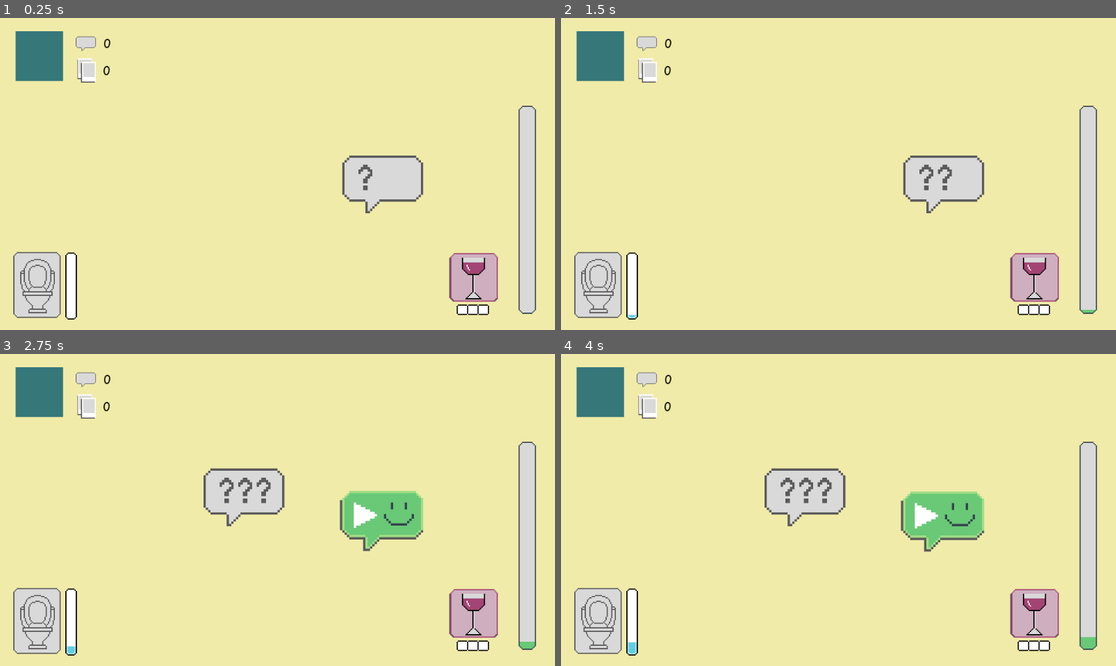
Above: before the commit, frames 1-4 (two rows, left to right).
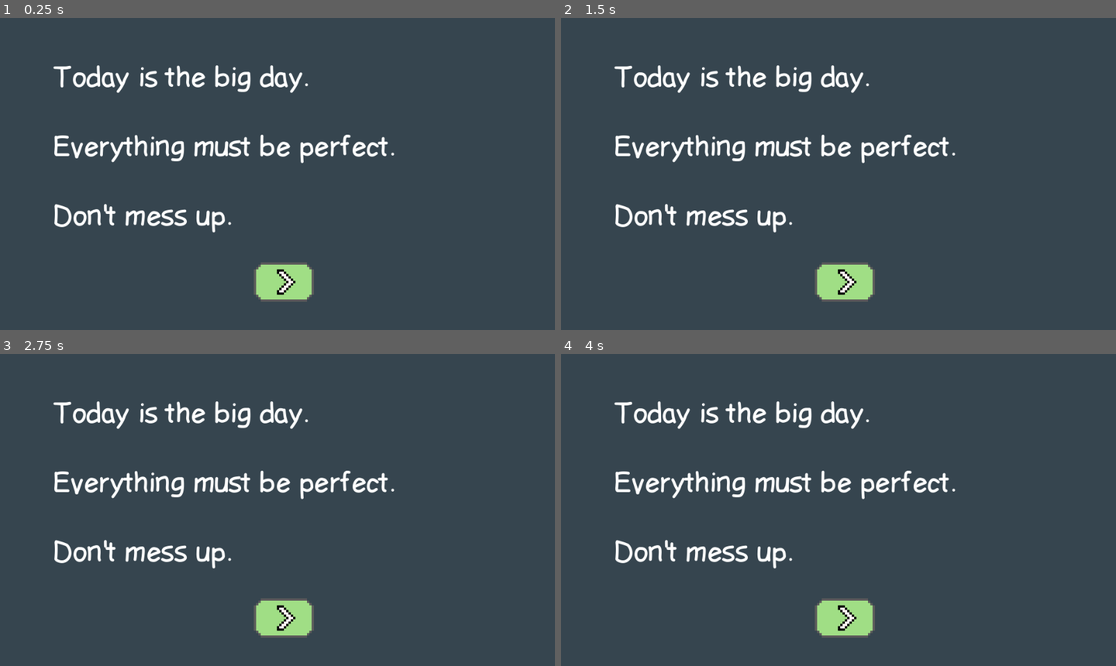
Above: after the commit, the same moments.

Repository: yjin910517/the-big-day
Game: Godot game, scene res://Scenes/Main.tscn
Two runs of this game, one before a commit and one after it. Both use one fixed random seed, a clock stepped at 60 frames per second and the inputs below.
Inputs (mouse positions are in pixels of both pictures, inside the frame that each line leads up to):
- Up to frame 1 (0.25 s): no input
- Up to frame 2 (1.5 s): move the mouse to (960, 158) at 0.52 s; click (960, 158) at 0.67 s; tap Enter at 1.25 s; move the mouse to (727, 189) at 1.27 s; click (727, 189) at 1.42 s
- Up to frame 3 (2.75 s): move the mouse to (333, 441) at 2.02 s; click (333, 441) at 2.17 s
- Up to frame 4 (4 s): tap Space at 2.75 s; move the mouse to (810, 572) at 2.77 s; click (810, 572) at 2.92 s; move the mouse to (1005, 556) at 3.52 s; click (1005, 556) at 3.67 s

The runs differ from the first frame. In frame 1, 100% of the frame differs, in the area x 0-100%, y 0-100%; in frame 2, 100%; in frame 3, 100%; in frame 4, 100%.

Commit message:
created achievement scene, connected and tested game ends

Diff:
--- a/godot_project/Scenes/Achievements.tscn
+++ b/godot_project/Scenes/Achievements.tscn
@@ -1,3 +1,155 @@
-[gd_scene format=3 uid="uid://ceroxlhh8g556"]
+[gd_scene load_steps=11 format=3 uid="uid://ceroxlhh8g556"]
+
+[ext_resource type="Texture2D" uid="uid://c2kxqccdm4jn8" path="res://Arts/achievements/achievement_tiles1.png" id="1_7huda"]
+[ext_resource type="Texture2D" uid="uid://chem0662a2nof" path="res://Arts/achievements/achievement_tiles5.png" id="2_r7qbh"]
+[ext_resource type="Texture2D" uid="uid://bb27iq476yhm1" path="res://Arts/achievements/achievement_tiles3.png" id="3_v1do2"]
+[ext_resource type="Texture2D" uid="uid://dx2ea0ny2r8yt" path="res://Arts/achievements/achievement_tiles6.png" id="4_lht6d"]
+[ext_resource type="Texture2D" uid="uid://bxulrhgp0a4ou" path="res://Arts/achievements/achievement_tiles2.png" id="5_dcxlt"]
+[ext_resource type="Texture2D" uid="uid://d6sywtjab7x8" path="res://Arts/achievements/achievement_tiles4.png" id="6_2rd1h"]
+[ext_resource type="Texture2D" uid="uid://bk6i3vha4df0d" path="res://Arts/achievements/achievement_tiles7.png" id="7_332ac"]
+[ext_resource type="Texture2D" uid="uid://cno6hckk7qitr" path="res://Arts/replay_button.png" id="8_vkyh2"]
+[ext_resource type="FontFile" uid="uid://5p1o78lxhgvg" path="res://Fonts/ldfcomicsans-font/Ldfcomicsans-jj7l.ttf" id="9_c7vfv"]
+
+[sub_resource type="SpriteFrames" id="SpriteFrames_pma01"]
+animations = [{
+"frames": [{
+"duration": 1.0,
+"texture": ExtResource("1_7huda")
+}, {
+"duration": 1.0,
+"texture": ExtResource("2_r7qbh")
+}],
+"loop": true,
+"name": &"anxiety_attack",
+"speed": 5.0
+}, {
+"frames": [{
+"duration": 1.0,
+"texture": ExtResource("1_7huda")
+}, {
+"duration": 1.0,
+"texture": ExtResource("3_v1do2")
+}],
+"loop": true,
+"name": &"bad_photo",
+"speed": 5.0
+}, {
+"frames": [{
+"duration": 1.0,
+"texture": ExtResource("1_7huda")
+}, {
+"duration": 1.0,
+"texture": ExtResource("4_lht6d")
+}],
+"loop": true,
+"name": &"bathroom_emergency",
+"speed": 5.0
+}, {
+"frames": [{
+"duration": 1.0,
+"texture": ExtResource("1_7huda")
+}, {
+"duration": 1.0,
+"texture": ExtResource("5_dcxlt")
+}],
+"loop": true,
+"name": &"blackout",
+"speed": 5.0
+}, {
+"frames": [{
+"duration": 1.0,
+"texture": ExtResource("1_7huda")
+}, {
+"duration": 1.0,
+"texture": ExtResource("6_2rd1h")
+}],
+"loop": true,
+"name": &"offended_guest",
+"speed": 5.0
+}, {
+"frames": [{
+"duration": 1.0,
+"texture": ExtResource("1_7huda")
+}, {
+"duration": 1.0,
+"texture": ExtResource("7_332ac")
+}],
+"loop": true,
+"name": &"success",
+"speed": 5.0
+}]
 
 [node name="Achievements" type="Node2D"]
+
+[node name="BG" type="ColorRect" parent="."]
+offset_right = 960.0
+offset_bottom = 540.0
+color = Color(0.211765, 0.270588, 0.309804, 1)
+
+[node name="SuccessTile" type="AnimatedSprite2D" parent="."]
+position = Vector2(197, 124)
+scale = Vector2(4, 4)
+sprite_frames = SubResource("SpriteFrames_pma01")
+animation = &"success"
+frame = 1
+
+[node name="BlackoutTile" type="AnimatedSprite2D" parent="."]
+position = Vector2(477, 124)
+scale = Vector2(4, 4)
+sprite_frames = SubResource("SpriteFrames_pma01")
+animation = &"blackout"
+frame = 1
+
+[node name="BadPhotoTile" type="AnimatedSprite2D" parent="."]
+position = Vector2(757, 124)
+scale = Vector2(4, 4)
+sprite_frames = SubResource("SpriteFrames_pma01")
+animation = &"bad_photo"
+frame = 1
+
+[node name="AnxietyTile" type="AnimatedSprite2D" parent="."]
+position = Vector2(197, 330)
+scale = Vector2(4, 4)
+sprite_frames = SubResource("SpriteFrames_pma01")
+animation = &"anxiety_attack"
+frame = 1
+
+[node name="AngryTile" type="AnimatedSprite2D" parent="."]
+position = Vector2(477, 330)
+scale = Vector2(4, 4)
+sprite_frames = SubResource("SpriteFrames_pma01")
+animation = &"offended_guest"
+frame = 1
+
+[node name="FullBladderTile" type="AnimatedSprite2D" parent="."]
+position = Vector2(757, 330)
+scale = Vector2(4, 4)
+sprite_frames = SubResource("SpriteFrames_pma01")
+animation = &"bathroom_emergency"
+frame = 1
+
+[node name="RetryButton" type="Control" parent="."]
+layout_mode = 3
+anchors_preset = 0
+offset_left = 307.0
+offset_top = 450.0
+offset_right = 682.0
+offset_bottom = 521.0
+metadata/_edit_group_ = true
+
+[node name="Icon" type="Sprite2D" parent="RetryButton"]
+scale = Vector2(2, 2)
+texture = ExtResource("8_vkyh2")
+centered = false
+
+[node name="Label" type="Label" parent="RetryButton"]
+layout_mode = 0
+offset_left = 97.0
+offset_top = 8.0
+offset_right = 353.0
+offset_bottom = 67.0
+theme_override_fonts/font = ExtResource("9_c7vfv")
+theme_override_font_sizes/font_size = 48
+text = "TRY AGAIN"
+horizontal_alignment = 1
+vertical_alignment = 1
--- a/godot_project/Scenes/Bathroom.tscn
+++ b/godot_project/Scenes/Bathroom.tscn
@@ -16,9 +16,10 @@
 }]
 
 [node name="Bathroom" type="Node2D"]
-position = Vector2(435, 574)
 script = ExtResource("1_rh6j1")
 metadata/_edit_group_ = true
+
+[node name="Timer" type="Timer" parent="."]
 
 [node name="Audio" type="AudioStreamPlayer2D" parent="."]
 stream = ExtResource("2_gw6ko")
@@ -28,4 +29,4 @@
 sprite_frames = SubResource("SpriteFrames_2gu6d")
 centered = false
 
-[node name="AnimatedSprite2D" type="AnimatedSprite2D" parent="."]
+[node name="Relax" type="AnimatedSprite2D" parent="."]
--- a/godot_project/Scenes/GameOver.tscn
+++ b/godot_project/Scenes/GameOver.tscn
@@ -6,8 +6,13 @@
 [ext_resource type="Texture2D" uid="uid://bn5g8684g4xh8" path="res://Arts/game_over/gameover3.png" id="4_pagrq"]
 [ext_resource type="Texture2D" uid="uid://cupk4rhmbygrr" path="res://Arts/game_over/gameover4.png" id="5_aatjg"]
 [ext_resource type="Texture2D" uid="uid://cd8qp50587bqv" path="res://Arts/game_over/gameover5.png" id="6_l2nbv"]
+[ext_resource type="Texture2D" uid="uid://bnkmurdn58ni3" path="res://Arts/game_over/game_success.png" id="7_8jqas"]
 [ext_resource type="Texture2D" uid="uid://dbryhyhti5skg" path="res://Arts/game_over/bathroom_icon.png" id="7_42nf0"]
+[ext_resource type="FontFile" uid="uid://42cdubi7inbk" path="res://Fonts/ldfcomicsans-font/Ldfcomicsansbold-zgma.ttf" id="7_x0pjn"]
 [ext_resource type="FontFile" uid="uid://5p1o78lxhgvg" path="res://Fonts/ldfcomicsans-font/Ldfcomicsans-jj7l.ttf" id="8_lkhv5"]
+[ext_resource type="Texture2D" uid="uid://bus8ias6yshaw" path="res://Arts/bars/bubble_count_sml_icon.png" id="8_xwy8k"]
+[ext_resource type="Texture2D" uid="uid://k1uli2pat3wm" path="res://Arts/bars/photo_count_sml_icon.png" id="9_bmwp7"]
+[ext_resource type="Texture2D" uid="uid://b7v2hioy1ry5k" path="res://Arts/next_button.png" id="12_t73vd"]
 
 [sub_resource type="SpriteFrames" id="SpriteFrames_jqrbt"]
 animations = [{
@@ -41,20 +46,75 @@
 "loop": true,
 "name": &"normal",
 "speed": 2.0
+}, {
+"frames": [{
+"duration": 1.0,
+"texture": ExtResource("7_8jqas")
+}],
+"loop": true,
+"name": &"success",
+"speed": 5.0
+}]
+
+[sub_resource type="SpriteFrames" id="SpriteFrames_3400c"]
+animations = [{
+"frames": [{
+"duration": 1.0,
+"texture": ExtResource("12_t73vd")
+}],
+"loop": true,
+"name": &"default",
+"speed": 5.0
 }]
 
 [node name="GameOverGUD" type="Node2D"]
 script = ExtResource("1_iiiwc")
-metadata/_edit_group_ = true
+
+[node name="Timer" type="Timer" parent="."]
 
 [node name="Audio" type="AudioStreamPlayer2D" parent="."]
 
 [node name="Background" type="AnimatedSprite2D" parent="."]
 scale = Vector2(4, 4)
 sprite_frames = SubResource("SpriteFrames_jqrbt")
-animation = &"normal"
-frame_progress = 0.935395
+animation = &"success"
 centered = false
+
+[node name="Stats" type="Node2D" parent="."]
+position = Vector2(411, 157)
+metadata/_edit_group_ = true
+
+[node name="BubbleLabel" type="Label" parent="Stats"]
+offset_right = 71.0
+offset_bottom = 40.0
+theme_override_colors/font_color = Color(0.941176, 0.921569, 0.658824, 1)
+theme_override_fonts/font = ExtResource("7_x0pjn")
+theme_override_font_sizes/font_size = 32
+text = "0
+"
+horizontal_alignment = 1
+vertical_alignment = 1
+
+[node name="Icon" type="Sprite2D" parent="Stats/BubbleLabel"]
+position = Vector2(-10, 20)
+texture = ExtResource("8_xwy8k")
+
+[node name="PhotoLabel" type="Label" parent="Stats"]
+offset_left = 132.0
+offset_right = 203.0
+offset_bottom = 40.0
+theme_override_colors/font_color = Color(0.941176, 0.921569, 0.658824, 1)
+theme_override_fonts/font = ExtResource("7_x0pjn")
+theme_override_font_sizes/font_size = 32
+text = "0
+"
+horizontal_alignment = 1
+vertical_alignment = 1
+
+[node name="Icon" type="Sprite2D" parent="Stats/PhotoLabel"]
+position = Vector2(-10, 18)
+scale = Vector2(2, 2)
+texture = ExtResource("9_bmwp7")
 
 [node name="Icon" type="Sprite2D" parent="."]
 position = Vector2(478, 332)
@@ -67,7 +127,20 @@
 offset_right = 954.0
 offset_bottom = 516.0
 theme_override_fonts/font = ExtResource("8_lkhv5")
-theme_override_font_sizes/font_size = 24
+theme_override_font_sizes/font_size = 32
 text = "You are too distressed with a full bladder"
 horizontal_alignment = 1
 vertical_alignment = 1
+
+[node name="NextButton" type="AnimatedSprite2D" parent="."]
+position = Vector2(894, 490)
+sprite_frames = SubResource("SpriteFrames_3400c")
+metadata/_edit_group_ = true
+
+[node name="ClickDetect" type="Control" parent="NextButton"]
+layout_mode = 3
+anchors_preset = 0
+offset_left = -27.0
+offset_top = -18.0
+offset_right = 27.0
+offset_bottom = 18.0
--- /dev/null
+++ b/godot_project/Scenes/Intro.gd
@@ -0,0 +1,16 @@
+extends Node2D
+
+
+signal intro_completed()
+
+@onready var click_detect = $NextButton/ClickDetect
+
+
+# Called when the node enters the scene tree for the first time.
+func _ready() -> void:
+	click_detect.connect("gui_input", Callable(self, "_on_button_gui_input"))
+
+
+func _on_button_gui_input(event):
+	if event is InputEventMouseButton and event.button_index == MOUSE_BUTTON_LEFT and event.pressed:
+		emit_signal("intro_completed")
--- /dev/null
+++ b/godot_project/Scenes/Intro.tscn
@@ -0,0 +1,51 @@
+[gd_scene load_steps=5 format=3 uid="uid://djfngj4ibdyan"]
+
+[ext_resource type="Script" path="res://Scenes/Intro.gd" id="1_axcgt"]
+[ext_resource type="FontFile" uid="uid://5p1o78lxhgvg" path="res://Fonts/ldfcomicsans-font/Ldfcomicsans-jj7l.ttf" id="2_lrbji"]
+[ext_resource type="Texture2D" uid="uid://b7v2hioy1ry5k" path="res://Arts/next_button.png" id="3_owrn2"]
+
+[sub_resource type="SpriteFrames" id="SpriteFrames_pvdj2"]
+animations = [{
+"frames": [{
+"duration": 1.0,
+"texture": ExtResource("3_owrn2")
+}],
+"loop": true,
+"name": &"default",
+"speed": 5.0
+}]
+
+[node name="Intro" type="Node2D"]
+script = ExtResource("1_axcgt")
+metadata/_edit_group_ = true
+
+[node name="BG" type="ColorRect" parent="."]
+offset_right = 960.0
+offset_bottom = 540.0
+color = Color(0.211765, 0.270588, 0.309804, 1)
+
+[node name="Label" type="Label" parent="."]
+offset_left = 94.0
+offset_top = 75.0
+offset_right = 782.0
+offset_bottom = 372.0
+theme_override_fonts/font = ExtResource("2_lrbji")
+theme_override_font_sizes/font_size = 48
+text = "Today is the big day.
+
+Everything must be perfect.
+
+Don't mess up."
+
+[node name="NextButton" type="AnimatedSprite2D" parent="."]
+position = Vector2(491, 457)
+scale = Vector2(2, 2)
+sprite_frames = SubResource("SpriteFrames_pvdj2")
+
+[node name="ClickDetect" type="Control" parent="NextButton"]
+layout_mode = 3
+anchors_preset = 0
+offset_left = -27.0
+offset_top = -18.0
+offset_right = 27.0
+offset_bottom = 18.0
--- a/godot_project/Scenes/LobbyRoom.tscn
+++ b/godot_project/Scenes/LobbyRoom.tscn
@@ -25,12 +25,16 @@
 [node name="StatusDisplay" type="Node2D" parent="."]
 script = ExtResource("2_tpj0o")
 
-[node name="GameClock" type="ColorRect" parent="StatusDisplay"]
+[node name="GameClock" type="Label" parent="StatusDisplay"]
 offset_left = 27.0
 offset_top = 23.0
 offset_right = 109.0
 offset_bottom = 109.0
-color = Color(0.211765, 0.466667, 0.478431, 1)
+theme_override_colors/font_color = Color(0, 0, 0, 1)
+theme_override_font_sizes/font_size = 48
+text = "0"
+horizontal_alignment = 1
+vertical_alignment = 1
 
 [node name="BubbleLabel" type="Label" parent="StatusDisplay"]
 offset_left = 151.0
@@ -64,7 +68,7 @@
 
 [node name="Icon" type="Sprite2D" parent="StatusDisplay/PhotoLabel"]
 position = Vector2(-1, 18)
-scale = Vector2(1.72222, 2)
+scale = Vector2(2, 2)
 texture = ExtResource("4_edpu3")
 
 [node name="ConversationController" parent="." instance=ExtResource("1_8lyby")]
@@ -82,3 +86,4 @@
 position = Vector2(1007, 9)
 
 [node name="Bathroom" parent="." instance=ExtResource("7_6nf67")]
+position = Vector2(-994, 12)
--- a/godot_project/Scenes/Main.tscn
+++ b/godot_project/Scenes/Main.tscn
@@ -1,13 +1,21 @@
-[gd_scene load_steps=4 format=3 uid="uid://mslg58barwr5"]
+[gd_scene load_steps=6 format=3 uid="uid://mslg58barwr5"]
 
 [ext_resource type="Script" path="res://Scripts/main.gd" id="1_j0mmy"]
 [ext_resource type="PackedScene" uid="uid://dn217lts744s7" path="res://Scenes/LobbyRoom.tscn" id="2_3fjjl"]
+[ext_resource type="PackedScene" uid="uid://djfngj4ibdyan" path="res://Scenes/Intro.tscn" id="2_hsf3y"]
+[ext_resource type="AudioStream" uid="uid://c32dskmjri8dm" path="res://Audios/451732__ambience.wav" id="2_jfohr"]
 [ext_resource type="PackedScene" uid="uid://bt4xmbf1dftcw" path="res://Scenes/GameOver.tscn" id="3_bofuc"]
 
 [node name="Main" type="Node2D"]
 script = ExtResource("1_j0mmy")
 
+[node name="AmbienceSound" type="AudioStreamPlayer2D" parent="."]
+stream = ExtResource("2_jfohr")
+
+[node name="Intro" parent="." instance=ExtResource("2_hsf3y")]
+
 [node name="LobbyRoom" parent="." instance=ExtResource("2_3fjjl")]
+position = Vector2(422, 718)
 
-[node name="GameOverGUD" parent="." instance=ExtResource("3_bofuc")]
-position = Vector2(-664, 283)
+[node name="GameOver" parent="." instance=ExtResource("3_bofuc")]
+position = Vector2(-1070, 27)
--- a/godot_project/Scripts/bathroom.gd
+++ b/godot_project/Scripts/bathroom.gd
@@ -5,19 +5,26 @@
 
 
 @onready var audio = $Audio
+@onready var timer = $Timer
 
 
 # Called when the node enters the scene tree for the first time.
 func _ready() -> void:
+	timer.connect("timeout", Callable(self, "_on_bathroom_timeout"))
+
+	timer.one_shot = true
+	timer.wait_time = 8
 
 	hide()
 
 
 func take_break():
-
 	show()
 	audio.play()
-	await get_tree().create_timer(8).timeout
+	timer.start()
+
+
+func _on_bathroom_timeout():
 	emit_signal("bathroom_completed")
-
+	audio.stop()
 	hide()
--- a/godot_project/Scripts/conversation_controller.gd
+++ b/godot_project/Scripts/conversation_controller.gd
@@ -46,7 +46,6 @@
 	total_bubbles = 0
 	cleared_bubbles = 0
 
-	_spawn_conversation()
 	start_spawning(spawn_interval)
 
 
@@ -144,7 +143,7 @@
 	var bubbles = get_tree().get_nodes_in_group("Bubbles")
 	for bub in bubbles:
 		if bub.is_urgent:
-			if bub.is_active:
+			if bub.is_reacting:
 				bub.resume_bubble()
 
 
--- a/godot_project/Scripts/game_over.gd
+++ b/godot_project/Scripts/game_over.gd
@@ -1,10 +1,18 @@
 extends Node2D
 
 
+signal show_achievements()
+
+
+@onready var timer = $Timer
 @onready var audio = $Audio
 @onready var background = $Background
+@onready var bubbles = $Stats/BubbleLabel
+@onready var photos = $Stats/PhotoLabel
 @onready var icon = $Icon
 @onready var label = $Label
+@onready var next_btn = $NextButton
+@onready var click_detect = $NextButton/ClickDetect
 
 var fail_assets = {
 	"anxiety_attack": {
@@ -36,16 +44,38 @@
 		"background": "blackout",
 		"icon": preload("res://Arts/game_over/wine_icon.png"),
 		"text": "You had too much wine and you were drunk."
+	},
+	"success": {
+		"audio":preload("res://Audios/242503__fail.wav"),
+		"background": "success",
+		"icon": preload("res://Arts/game_over/success_icon.png"),
+		"text": "You've made it! Everything is perfect."
 	}
 }
 
 
 # Called when the node enters the scene tree for the first time.
 func _ready() -> void:
-	pass # Replace with function body.
+	click_detect.connect("gui_input", Callable(self, "_on_button_gui_input"))
+
+	next_btn.hide()
 
 
-func display_gud(reason):
+func _on_button_gui_input(event):
+	if event is InputEventMouseButton and event.button_index == MOUSE_BUTTON_LEFT and event.pressed:
+		emit_signal("show_achievements")
+
+
+func display_gud(dataset):
+
+	# display final score
+	var total_bubbles = dataset["bubble_cleared"]
+	var total_photos = dataset["photo_taken"]
+	bubbles.text = str(total_bubbles)
+	photos.text = str(total_photos)
+
+	# update failed reason info
+	var reason = dataset["reason"]
 	var fail_data = fail_assets[reason]
 	audio.stream = fail_data["audio"]
 	audio.play()
@@ -55,5 +85,6 @@
 
 	show()
 
-	# to do: add await time
-	# then turn on to detect click for next page
+	# show next button
+	await get_tree().create_timer(3).timeout
+	next_btn.show()
--- a/godot_project/Scripts/lobby_room.gd
+++ b/godot_project/Scripts/lobby_room.gd
@@ -1,7 +1,7 @@
 extends Node2D
 
-
-signal game_over(reason)
+# handle both win and fail
+signal game_over(final_dataset)
 
 
 @onready var bubble_control = $ConversationController
@@ -11,31 +11,78 @@
 @onready var bathroom_control = $BathroomControl
 @onready var bathroom = $Bathroom
 @onready var status_display = $StatusDisplay
-
-
+@onready var level_timer = $LevelTimer
+
+
+var num_bubbles_cleared
+var num_photo_taken
+var is_in_bathroom
+var day_end
+
+
+var level_duration = 20
 var current_level
 var level_data = [
 	# level 0
 	{"camera": {
+		"spawn_interval": 8,
+		"pos_list": [Vector2(160, 210)]
+		},
+	"bubble": {
+		"spawn_interval": 3,
+		"urgency_options": [false],
+		"countdown_lower": 6,
+		"countdown_upper": 10
+		}
+	},
+	# level 1
+	{"camera": {
+		"spawn_interval": 6,
+		"pos_list": [Vector2(160, 210), Vector2(600, 300), Vector2(600, 210)]
+		},
+	"bubble": {
+		"spawn_interval": 2,
+		"urgency_options": [false],
+		"countdown_lower": 6,
+		"countdown_upper": 10
+		}
+	},
+	# level 2
+	{"camera": {
+		"spawn_interval": 6,
+		"pos_list": [Vector2(160, 210), Vector2(600, 300), Vector2(600, 210)]
+		},
+	"bubble": {
+		"spawn_interval": 3,
+		"urgency_options": [false, false, true],
+		"countdown_lower": 6,
+		"countdown_upper": 10
+		}
+	},
+	# level 3
+	{"camera": {
 		"spawn_interval": 5,
 		"pos_list": [Vector2(160, 210), Vector2(600, 300), Vector2(600, 210)]
 		},
 	"bubble": {
 		"spawn_interval": 2,
-		"urgency_options": [false, false, true],
-		"countdown_lower": 6,
-		"countdown_upper": 10
-		},
+		"urgency_options": [false, true],
+		"countdown_lower": 6,
+		"countdown_upper": 10
+		}
 	}
 ]
 
 
 # Called when the node enters the scene tree for the first time.
 func _ready() -> void:
+	# level progression
+	level_timer.connect("timeout", Callable(self, "_on_level_timeout"))
+
+	# game dynamics
 	bubble_control.connect("update_anxiety", Callable(anxiety_control, "_on_bubble_cnt_update"))
 	bubble_control.connect("update_bubble_cleared", Callable(self, "_on_update_bubble_cleared"))
 	camera_control.connect("update_photo_taken", Callable(self, "_on_update_photo_taken"))
-
 	wine_control.connect("wine_ingested", Callable(anxiety_control, "_on_wine_ingestion"))
 	wine_control.connect("wine_ingested", Callable(bathroom_control, "_on_wine_ingestion"))
 	bathroom_control.connect("bathroom_break", Callable(self, "_on_bathroom_break_start"))
@@ -48,45 +95,77 @@
 	bubble_control.connect("game_over", Callable(self, "_on_game_over"))
 	wine_control.connect("game_over", Callable(self, "_on_game_over"))
 
+
 	bathroom.position = Vector2(0, 0)
 	camera_control.position = Vector2(0, 0)
 	bubble_control.position = Vector2(0, 0)
 
+	level_timer.one_shot = true
+	level_timer.wait_time = level_duration
+
 
 func start_game():
 
 	bathroom.hide()
-
-	# to do: reset game clock
-	# to do: reset labels
+	bathroom_control.reset()
+	status_display.reset()
 
 	anxiety_control.start_game()
 	wine_control.start_game()
-	bathroom_control.reset()
+
+	num_bubbles_cleared = 0
+	num_photo_taken = 0
+	is_in_bathroom = false
+	day_end = false
 
 	current_level = 0
+	_set_level_data(current_level)
+	level_timer.start()
+
+	bubble_control.start_game()
+	camera_control.start_game()
+
+	show()
+
+
+func _set_level_data(current_level):
 	var camera_params = level_data[current_level]["camera"]
 	camera_control.update_level_params(camera_params)
 	var bubble_params = level_data[current_level]["bubble"]
 	bubble_control.update_level_params(bubble_params)
 
-	# to do: run level timer
-	# update level data on all nodes when timer timeout
-
-	bubble_control.start_game()
-	camera_control.start_game()
+
+func _on_level_timeout():
+
+	current_level += 1
+	if current_level >= len(level_data):
+		day_end = true
+		# immediately end game and trigger success if not in bathroom
+		if !is_in_bathroom:
+			_on_game_over("success")
+
+	else:
+		_set_level_data(current_level)
+		level_timer.start()
+		# to do: replace with real clock display
+		status_display.set_game_clock(current_level)
 
 
 func _on_update_bubble_cleared(num_bubbles):
+	num_bubbles_cleared = num_bubbles
 	status_display.set_bubble_count(num_bubbles)
 
 
-func _on_update_photo_taken(num_bubbles):
-	status_display.set_photo_count(num_bubbles)
+func _on_update_photo_taken(num_photos):
+	num_photo_taken = num_photos
+	status_display.set_photo_count(num_photos)
 
 
 # triggered by bathroom control button click
 func _on_bathroom_break_start():
+
+	is_in_bathroom = true
+
 	bathroom.take_break()
 	anxiety_control.start_bathroom_break()
 	camera_control.pause_camera()
@@ -98,21 +177,33 @@
 
 # triggered by bathroom signal
 func _on_bathroom_break_completed():
-	bathroom_control.reset()
-	anxiety_control.return_from_break()
-	camera_control.resume_camera()
-	bubble_control.resume_convo()
+
+	is_in_bathroom = false
 
 	bathroom.remove_child(anxiety_control)
 	add_child(anxiety_control)
 
+	if day_end:
+		_on_game_over("success")
+
+	else:
+		bathroom_control.reset()
+		anxiety_control.return_from_break()
+		camera_control.resume_camera()
+		bubble_control.resume_convo()
+
 
 # show game over GUD
-func _on_game_over(failed_reason):
+func _on_game_over(reason):
 	# pause everything
 	anxiety_control.end_game()
 	bathroom_control.end_game()
 	camera_control.end_game()
 	bubble_control.end_game()
 
-	emit_signal("game_over", failed_reason)
+	var final_dataset = {
+		"reason": reason,
+		"bubble_cleared": num_bubbles_cleared,
+		"photo_taken": num_photo_taken
+	}
+	emit_signal("game_over", final_dataset)
--- a/godot_project/Scripts/main.gd
+++ b/godot_project/Scripts/main.gd
@@ -1,8 +1,11 @@
 extends Node2D
 
 
+@onready var audio = $AmbienceSound
+@onready var intro = $Intro
 @onready var lobby = $LobbyRoom
-@onready var gameover = $GameOverGUD
+@onready var gameover = $GameOver
+
 
 var achievements = {
 	"anxiety_attack": false,
@@ -16,14 +19,35 @@
 
 # Called when the node enters the scene tree for the first time.
 func _ready() -> void:
+	intro.connect("intro_completed", Callable(self, "_on_intro_completed"))
 	lobby.connect("game_over", Callable(self, "_on_game_over"))
+	gameover.connect("show_achievements", Callable(self, "_on_show_achievements"))
 
+	intro.position = Vector2(0, 0)
 	gameover.position = Vector2(0, 0)
 	lobby.position = Vector2(0, 0)
+
+	intro.show()
+	audio.play()
+
+	lobby.hide()
 	gameover.hide()
+
+
+func _on_intro_completed():
+	intro.hide()
 	lobby.start_game()
 
 
-func _on_game_over(reason):
+func _on_game_over(final_dataset):
+	var reason = final_dataset["reason"]
+	# to do : change data type to differentiate new achievements
 	achievements[reason] = true
-	gameover.display_gud(reason)
+	# to do: add freeze time for a blackscreen for transition?
+	# differentiate logic for success and fail?
+	# stop ambience sound
+	gameover.display_gud(final_dataset)
+
+
+func _on_show_achievements():
+	print("show achievements")
--- a/godot_project/Scripts/status_display.gd
+++ b/godot_project/Scripts/status_display.gd
@@ -1,6 +1,6 @@
 extends Node2D
 
-
+@onready var game_clock = $GameClock
 @onready var bubble_label = $BubbleLabel
 @onready var photo_label = $PhotoLabel
 
@@ -10,6 +10,18 @@
 	pass # Replace with function body.
 
 
+func reset():
+	# to do: replace with clock display
+	game_clock.text = str(0)
+
+	bubble_label.text = str(0)
+	photo_label.text = str(0)
+
+
+func set_game_clock(level):
+	game_clock.text = str(level)
+
+
 func set_bubble_count(num):
 	bubble_label.text = str(num)
 
Binary file added: godot_project/Arts/achievements/achievement_tiles1.png
Not shown, added: godot_project/Arts/achievements/achievement_tiles1.png.import
Binary file added: godot_project/Arts/achievements/achievement_tiles2.png
Not shown, added: godot_project/Arts/achievements/achievement_tiles2.png.import
Binary file added: godot_project/Arts/achievements/achievement_tiles3.png
Not shown, added: godot_project/Arts/achievements/achievement_tiles3.png.import
Binary file added: godot_project/Arts/achievements/achievement_tiles4.png
Not shown, added: godot_project/Arts/achievements/achievement_tiles4.png.import
Binary file added: godot_project/Arts/achievements/achievement_tiles5.png
Not shown, added: godot_project/Arts/achievements/achievement_tiles5.png.import
Binary file added: godot_project/Arts/achievements/achievement_tiles6.png
Not shown, added: godot_project/Arts/achievements/achievement_tiles6.png.import
(and 28 more such lines)
